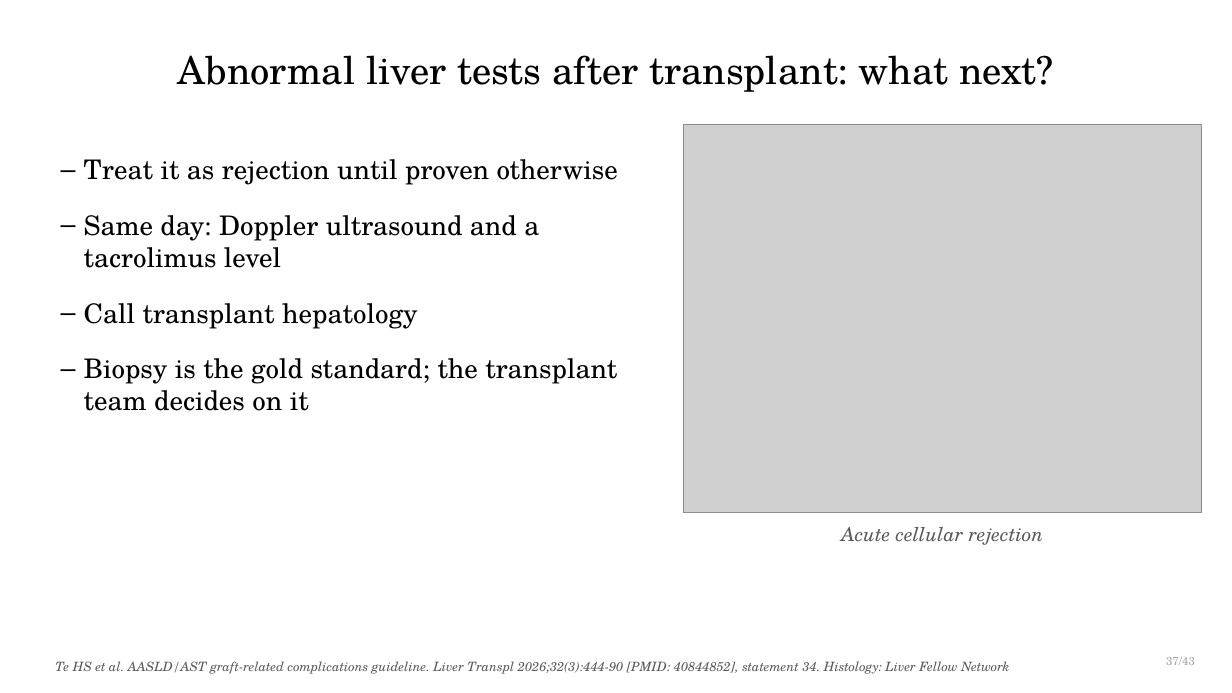
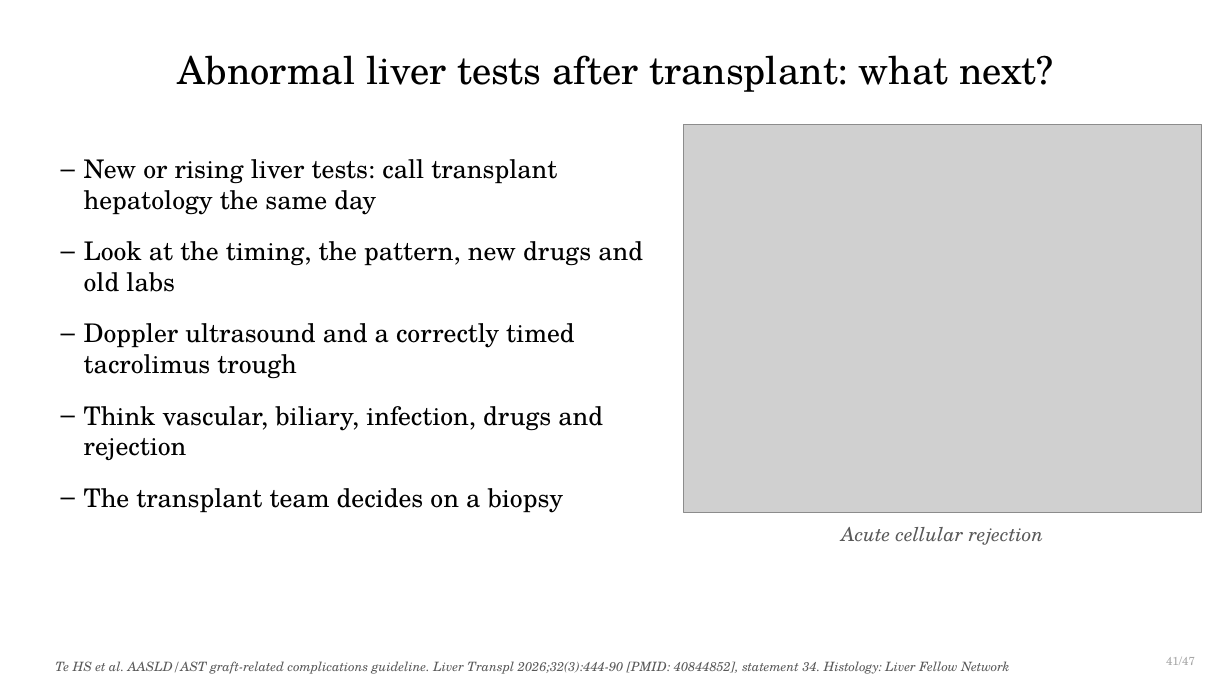
Before and after one commit to qaddodi/mohammad-almeqdadi-lectures, a slide deck: slide 43 of lectures/liver-transplant-grand-rounds-mmc-2026/Liver Transplantation When to Refer and Whats New.pptx (slide 39 before the commit). Drawn at 1232x693 pixels with LibreOffice and Linux fonts; fonts in the diff are those of the drawing; grey boxes stand for pictures. Boxes give left, top, right and bottom in pixels: in the first picture for what was removed or moved away, otherwise in the second. Text is boxed around its words. In the diff, an @@ line names an element or a change of style, - is before the commit and + after.

```diff
--- a/lectures/liver-transplant-grand-rounds-mmc-2026/Liver Transplantation When to Refer and Whats New.pptx
+++ b/lectures/liver-transplant-grand-rounds-mmc-2026/Liver Transplantation When to Refer and Whats New.pptx
@@ text at (x1=84, y1=159, x2=643, y2=513): text changed; size 21 to 20 pt @@
-– Treat it as rejection until proven otherwise
-– Same day: Doppler ultrasound and a tacrolimus level
-– Call transplant hepatology
-– Biopsy is the gold standard; the transplant team decides on it
+– New or rising liver tests: call transplant hepatology the same day
+– Look at the timing, the pattern, new drugs and old labs
+– Doppler ultrasound and a correctly timed tacrolimus trough
+– Think vascular, biliary, infection, drugs and rejection
+– The transplant team decides on a biopsy
@@ text at (x1=1166, y1=657, x2=1195, y2=665): text changed @@
-37/43
+41/47
```
Also in this commit, not shown: 44 other slides changed, 6 slides added, 1 slide removed, 10 other files.
